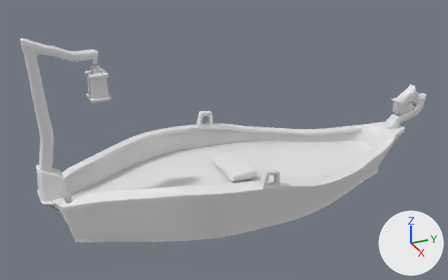
A saved change to the FBX model pirate-panic/Art/PirateShip_V1_0.fbx.
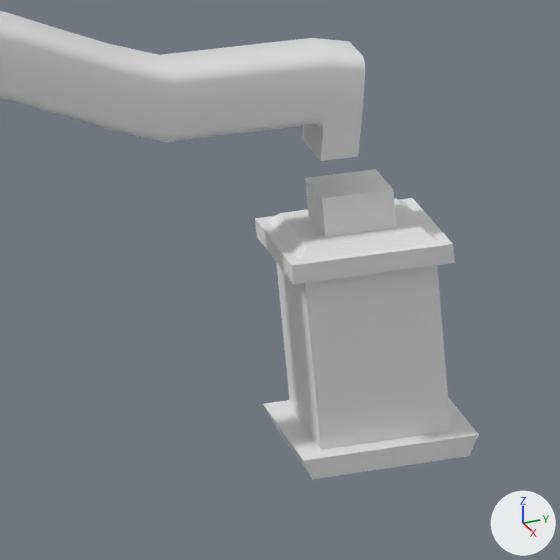
Old and new are each drawn whole from a 50 mm lens placed at (3.95, -1.87, 2.24), pointed at (-0.01, -0.09, 0.27) and again close up on the part from 12% to 27% of the width and 16% to 40% of the height. The axes (+X, +Y, +Z) are drawn at lower right. The lights are the same throughout. The older version's two pictures come first.

Script lines for the objects in view, before the commit:
```python
me_cube_005 = bpy.data.meshes.new('Cube.005')
me_cube_005.from_pydata(...)  # 44 vertices, 42 faces; spans x -0.072..0.072, y -1.091..-0.946, z 0.751..0.973
me_cube_012 = bpy.data.meshes.new('Cube.012')
me_cube_012.from_pydata(...)  # 438 vertices, 393 faces; spans x -0.093..0.093, y -1.485..-1.003, z -0.093..1.218
ob_lantern = bpy.data.objects.new('Lantern', me_cube_005)
ob_lantern.location = (0.0, 0.0, 0.0)
ob_lightpost = bpy.data.objects.new('Lightpost', me_cube_012)
ob_lightpost.location = (0.0, 0.0, 0.0)
```
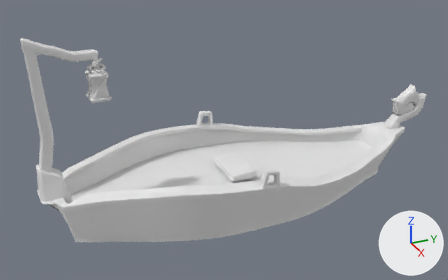
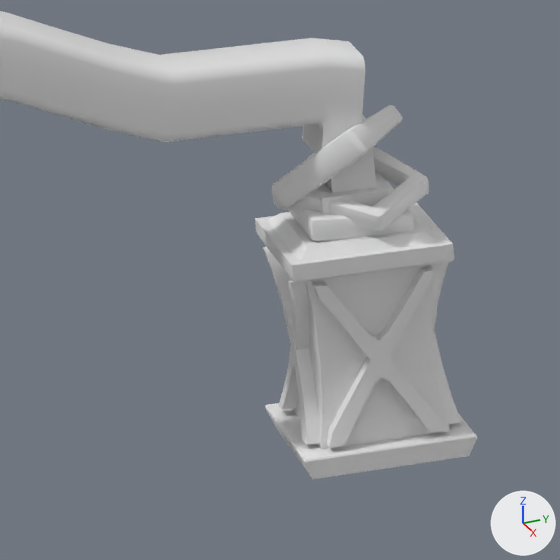
The change, as a list of edits to the scene's bpy script:
```text
Add mat_boat_lamp:
    mat_boat_lamp = principled_material('boat_lamp')
    mat_boat_lamp.base_color = (0.8, 0.8, 0.8)  # white #e7e7e7
Change me_cube_005:
    used by ob_lantern; location = (0.0, 0.0, 0.0)
    remove me_cube_005.from_pydata(...)  # 44 vertices, 42 faces; spans x -0.072..0.072, y -1.091..-0.946, z 0.751..0.973
    add me_cube_005.from_pydata(...)  # 632 vertices, 604 faces; spans x -0.071..0.071, y -1.089..-0.947, z 0.751..1.033
    me_cube_005 part 1: a new loose piece of 112 vertices spanning x -0.064..0.057, y -1.08..-0.958, z 0.948..1.0, in mat_boat_lamp (white #e7e7e7)
    me_cube_005 part 2: a new loose piece of 112 vertices spanning x -0.057..0.059, y -1.082..-0.967, z 0.963..1.033, in mat_boat_lamp (white #e7e7e7)
    me_cube_005 part 3: a new loose piece of 64 vertices spanning x -0.049..0.049, y -0.973..-0.954, z 0.775..0.914, in mat_boat_lamp (white #e7e7e7)
    me_cube_005 part 4: a new loose piece of 64 vertices spanning x -0.049..0.049, y -1.083..-1.064, z 0.775..0.914, in mat_boat_lamp (white #e7e7e7)
    me_cube_005 part 5: a new loose piece of 64 vertices spanning x 0.045..0.064, y -1.067..-0.97, z 0.775..0.914, in mat_boat_lamp (white #e7e7e7)
    me_cube_005 part 6: a new loose piece of 56 vertices spanning x -0.043..0.041, y -1.061..-0.977, z 0.936..0.961, in mat_boat_lamp (white #e7e7e7)
    me_cube_005 part 7: 16 vertices moved from x -0.072..0.072, y -1.091..-0.946, z 0.771..0.918 to x -0.071..0.071, y -1.089..-0.947, z 0.768..0.922; 52 vertices added at x -0.07..0.07, y -1.088..-0.948, z 0.771..1.026
    other edits to the shape of me_cube_005 do not show in these pictures
    add me_cube_005.materials.append(mat_boat_lamp)  # white #e7e7e7
```

What differs and where, as boxes [x1, y1, x2, y2] in the close-ups (560 x 560 px):
'Lantern', reshaped (21% taller): before [255, 169, 479, 479]; after [255, 105, 477, 479]
part 1 of me_cube_005, added: after [271, 146, 429, 231]
part 2 of me_cube_005, added: after [271, 105, 403, 208]
part 3 of me_cube_005, added: after [431, 262, 461, 424]
part 4 of me_cube_005, added: after [263, 247, 320, 445]
part 5 of me_cube_005, added: after [312, 265, 448, 448]
part 6 of me_cube_005, added: after [290, 181, 415, 241]
part 7 of me_cube_005, reshaped: before [256, 230, 479, 465]; after [256, 114, 477, 465]
